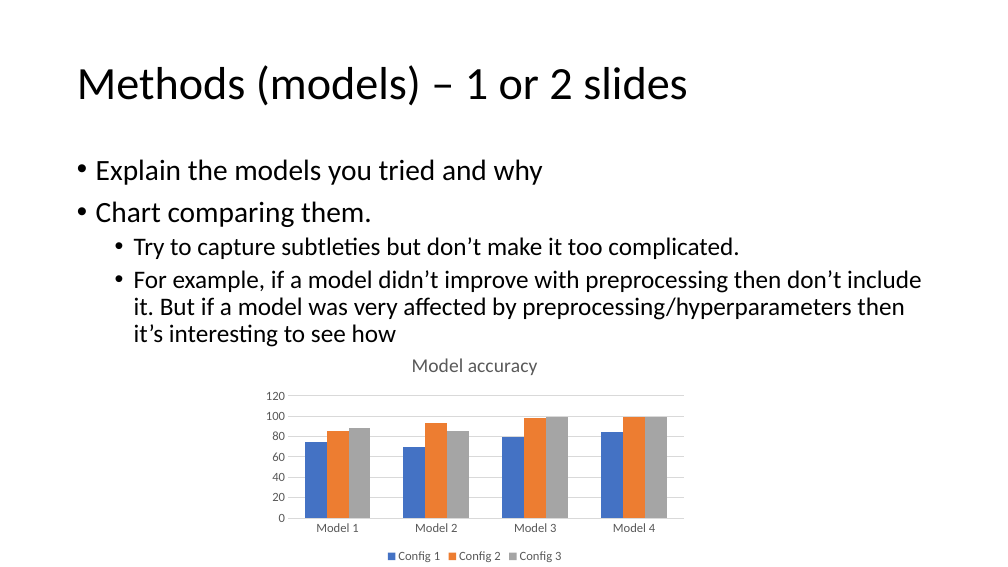
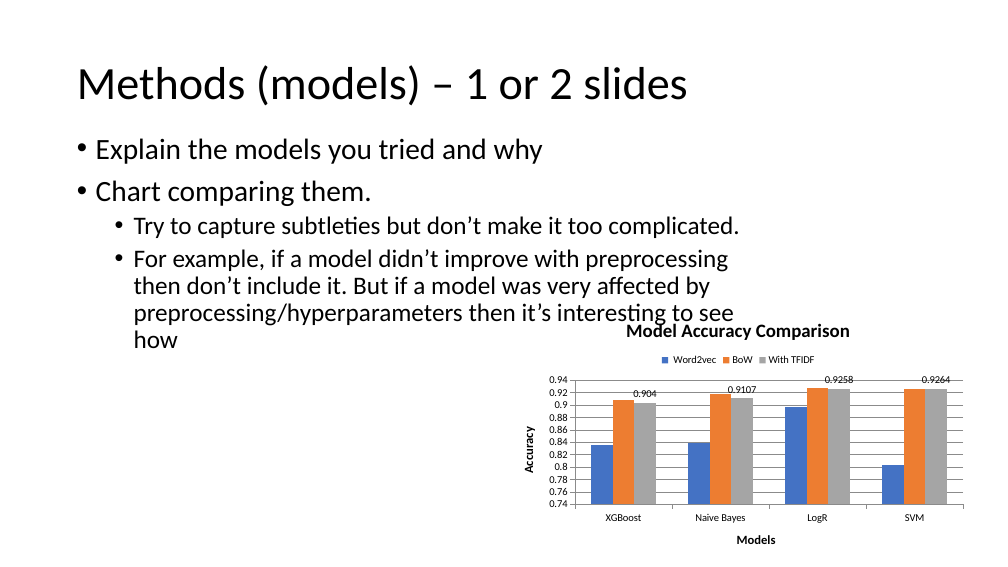
Before and after one commit to Grimngor/Project-NLP-G5, a slide deck: slide 4 of NLP Project - G5.pptx. Drawn at 1008x567 pixels with LibreOffice and Linux fonts; fonts in the diff are those of the drawing. Boxes give left, top, right and bottom in pixels: in the first picture for what was removed or moved away, otherwise in the second. Text is boxed around its words. In the diff, an @@ line names an element or a change of style, - is before the commit and + after.

Commit message:
Updated PPTX

```diff
--- a/NLP Project - G5.pptx
+++ b/NLP Project - G5.pptx
@@ text "Explain the models you tried ..." rewrapped from <box>96,159,921,347</box> to <box>96,138,739,348</box> @@
@@ column chart added at <box>504,306,973,564</box> @@
+title "Model Accuracy Comparison"
+categories: XGBoost, Naive Bayes, LogR, SVM
+ Word2vec: 0.84, 0.84, 0.9, 0.8
+BoW: 0.91, 0.92, 0.93, 0.93
+With TFIDF: 0.904, 0.9107, 0.9258, 0.9264
@@ column chart removed at <box>257,339,692,567</box> @@
-title "Model accuracy "
-categories: Model 1, Model 2, Model 3, Model 4
-Config 1: 75, 70, 80, 84
-Config 2: 85, 93, 98, 99
-Config 3: 88, 85, 99, 99
```
Also in this commit, not shown: 2 other slides changed, 1 slide added, 1 slide removed.
